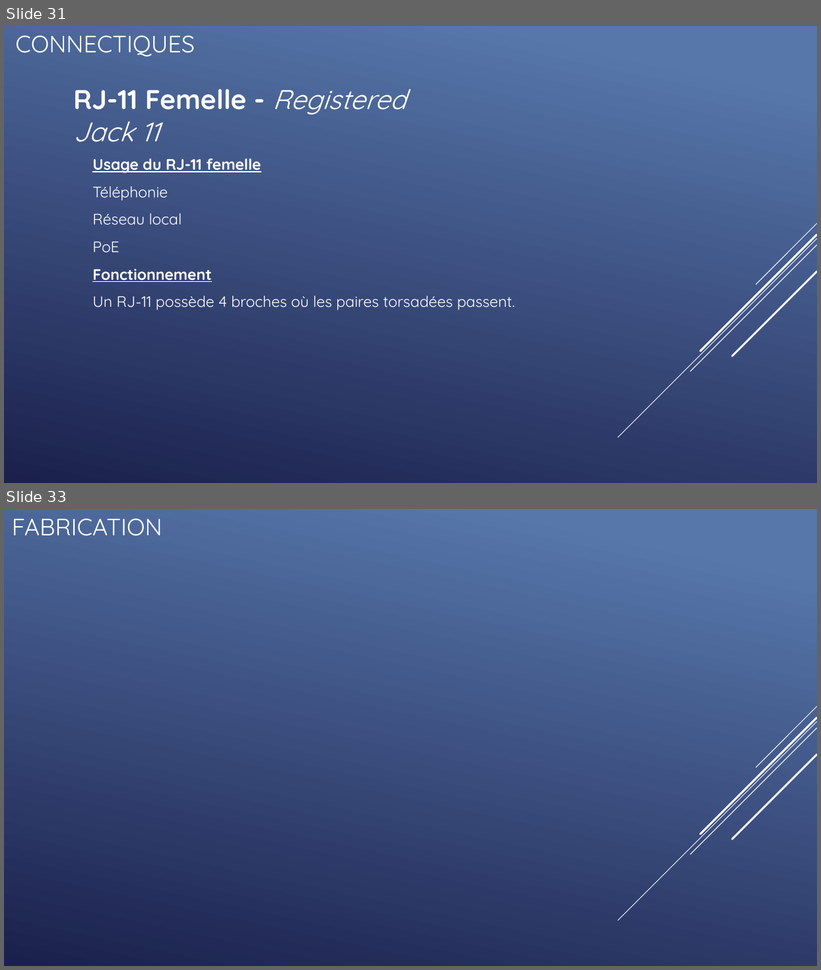
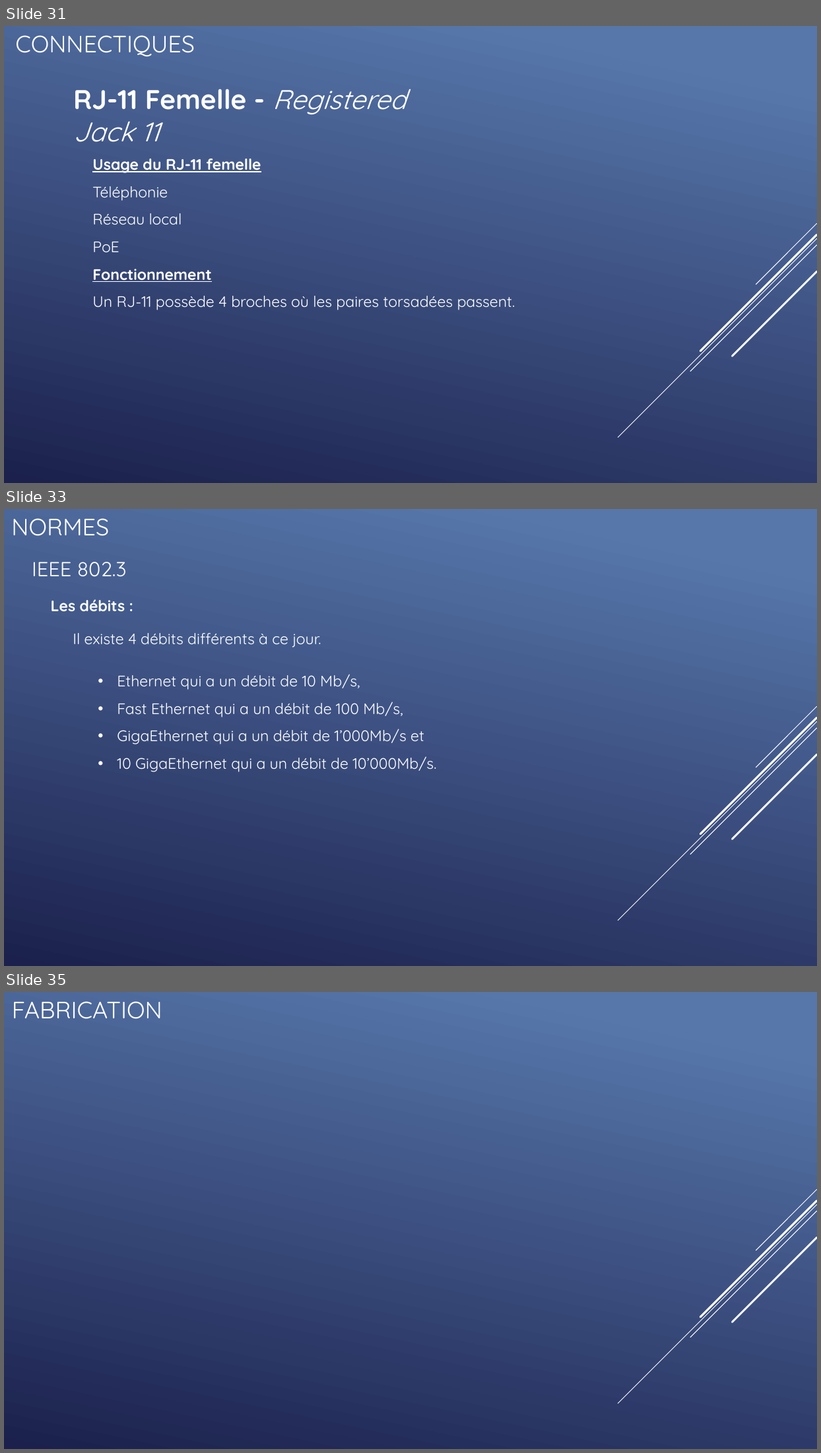
Before and after one commit to QuentinKrg/M214-Ethernet, a slide deck: Module 214 - Fabrication_Ethernet.pptx. Shown one above the other, each under a label of ours: slides 31 and 33 before the commit, slides 31, 33 and 35 after it; the slides between them are not shown. The pictures are 821x970 and 821x1453 pixels, drawn with LibreOffice and Linux fonts; fonts in the diff are those of the drawing. Boxes give left, top, right and bottom in pixels: in the first picture for what was removed or moved away, otherwise in the second. Text is boxed around its words. In the diff, an @@ line names an element or a change of style, - is before the commit and + after.

Commit message:
Ajout des normes dans le PowerPoint

```diff
--- a/Module 214 - Fabrication_Ethernet.pptx
+++ b/Module 214 - Fabrication_Ethernet.pptx
@@ slide 33 added at [4,509,817,966], background gradient #5877AB to #1C204D; not listed: 5 template elements that a slide beside it also shows @@
@@ title added at [11,518,109,536], 28 pt, text #FFFFFF @@
+NORMES
@@ text added at [32,562,127,577], 24 pt, text #FFFFFF @@
+IEEE 802.3
@@ text added at [51,599,125,611], 18 pt, text #FFFFFF, bold @@
+Les débits :
@@ text added at [73,633,321,648], 18 pt, text #FFFFFF @@
+Il existe 4 débits différents à ce jour.
@@ text added at [117,674,436,772], 18 pt, text #FFFFFF @@
+• Ethernet qui a un débit de 10 Mb/s,
+• Fast Ethernet qui a un débit de 100 Mb/s,
+• GigaEthernet qui a un débit de 1’000Mb/s et
+• 10 GigaEthernet qui a un débit de 10’000Mb/s.
@@ what was slide 33 is now slide 35 @@
```
Also in this commit, not shown: 2 other slides added, 1 slide removed, 1 other file.
